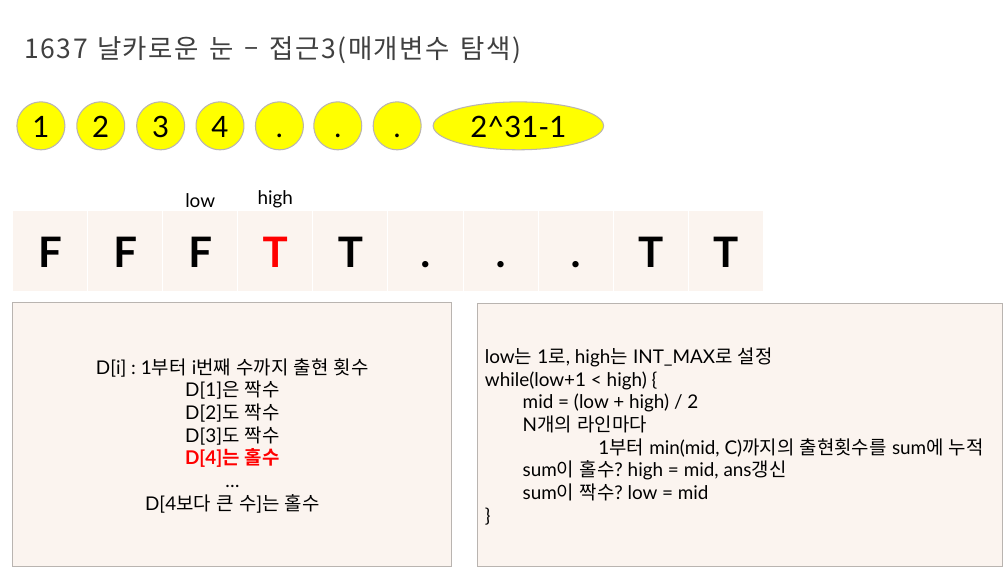
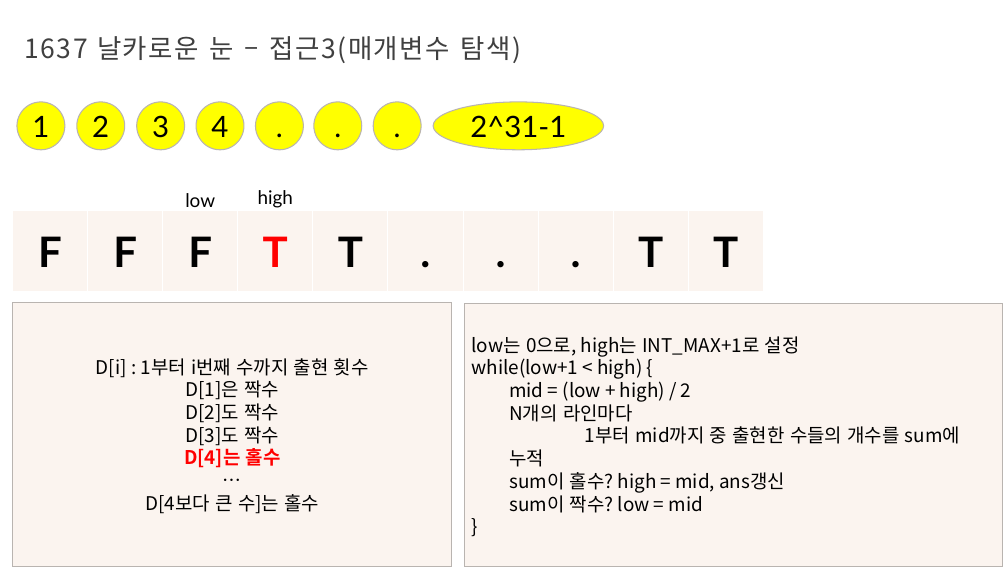
Before and after one commit to Iron-Hee/AlgorithmStudy, a slide deck: slide 10 of 이분 탐색_매개변수 탐색_발표자료.pptx. Drawn at 1008x567 pixels with LibreOffice and Linux fonts; fonts in the diff are those of the drawing; background and template pictures are left out. Boxes give left, top, right and bottom in pixels: in the first picture for what was removed or moved away, otherwise in the second. Text is boxed around its words. In the diff, an @@ line names an element or a change of style, - is before the commit and + after.

Commit message:
1637 날카로운 눈 코드 수정

```diff
--- a/이분 탐색_매개변수 탐색_발표자료.pptx
+++ b/이분 탐색_매개변수 탐색_발표자료.pptx
@@ rectangle "D[i] : 1부터 i번째 수까지 ..." at [13,302,452,567]: font Lato to Noto Sans CJK KR @@
@@ rectangle "low는 0으로, high는 INT_MAX+1로 설정": place and size @@
-rectangle "low는 0으로, high는 INT_MAX+1로 설정" at [478,304,1003,567]
+rectangle "low는 0으로, high는 INT_MAX+1로 설정" at [464,304,1003,567]
@@ text in rectangle at [471,336,800,357]: text changed; font Lato to Noto Sans CJK KR @@
-low는 1로, high는 INT_MAX로 설정
+low는 0으로, high는 INT_MAX+1로 설정
@@ text in rectangle at [471,355,785,513]: font Lato to Noto Sans CJK KR in "while(low+1 < high) {", "mid = (low + high) / 2", "N개의 라인마다", "sum이 홀수? high = mid, ans갱신" and 2 more places @@
@@ text in rectangle at [509,426,960,467]: text changed; font Lato to Noto Sans CJK KR @@
-  1부터 min(mid, C)까지의 출현횟수를 sum에 누적
+  1부터 mid까지 중 출현한 수들의 개수를 sum에 누적
```
Also in this commit, not shown: 8 other slides changed, 3 slides added, 1 slide removed, 1 other file.
